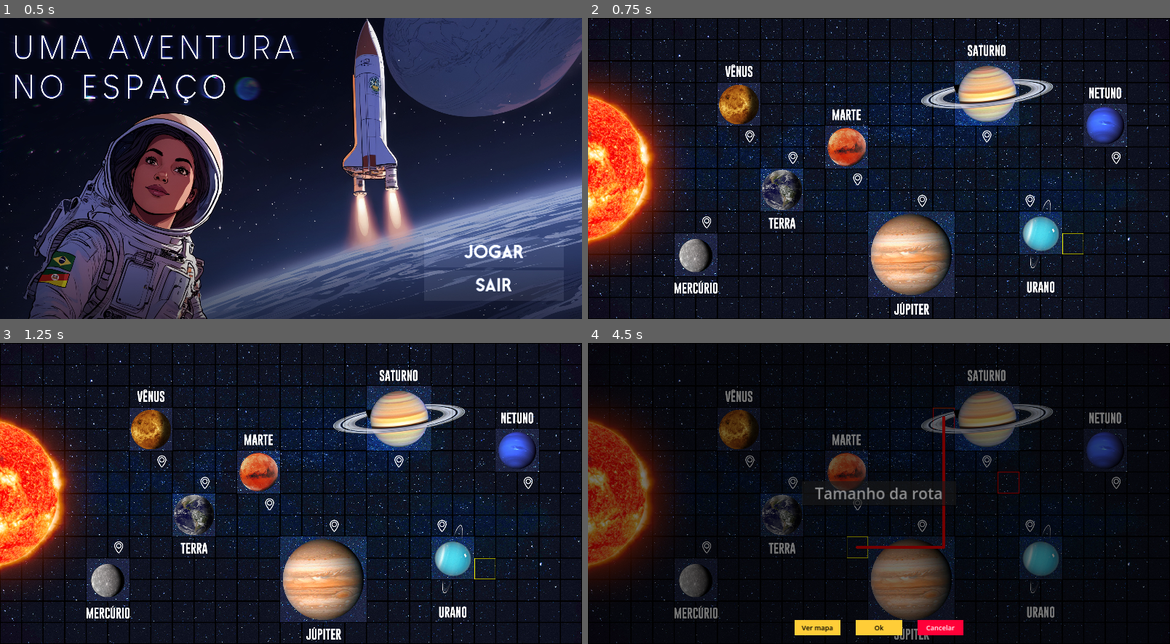
Above: before the commit, frames 1-4 (two rows, left to right).
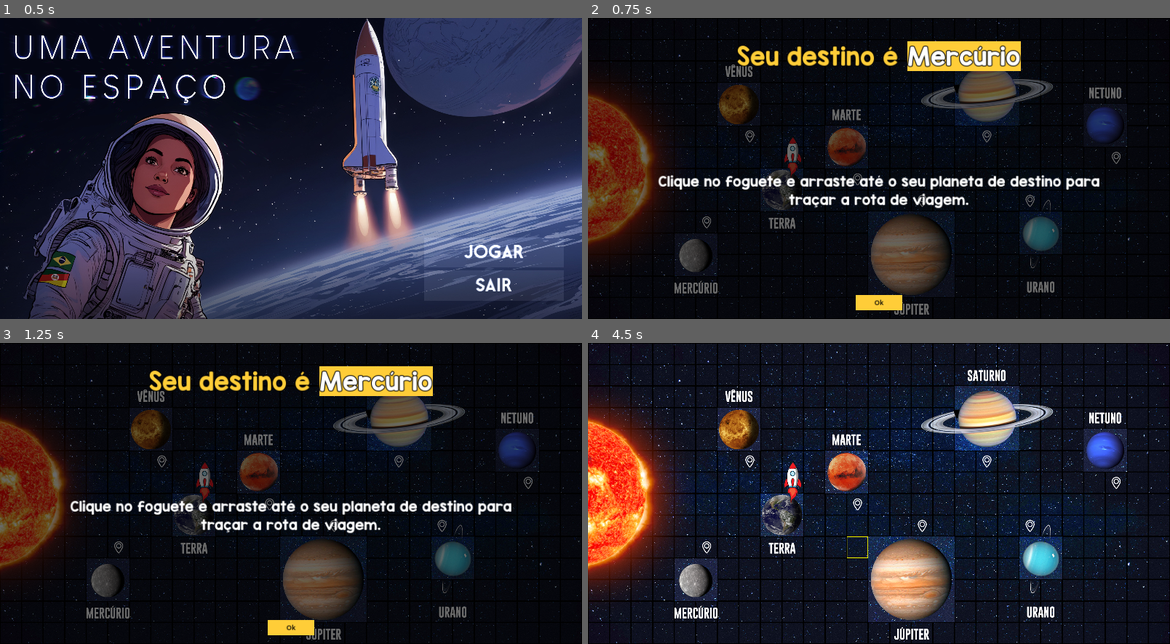
Above: after the commit, the same moments.

Repository: Equiel-1703/jogo-ExpPC
Game: Godot game, scene res://scenes/main_screen.tscn
Same seed, same stepped clock (60 frames per second), same inputs: the game is played once before the commit and once after it.
Inputs (mouse positions are in pixels of both pictures, inside the frame that each line leads up to):
- Up to frame 1 (0.5 s): no input
- Up to frame 2 (0.75 s): click "Jogar" at 0.5 s
- Up to frame 3 (1.25 s): no input
- Up to frame 4 (4.5 s): click (879, 625) at 1.25 s, where only the run after the commit has a clickable "Ok"; tap Enter at 2, 3.5 s; move the mouse to (1007, 478) at 2.02 s; press the mouse at (1007, 478) at 2.03 s; hold Right (ui_right) 2.03-2.78 s; tap Space at 2.75, 4.25 s; move the mouse to (762, 508) at 2.77 s; release the mouse at (762, 508) at 2.78 s; click (762, 508) at 2.85 s; move the mouse to (937, 427) at 3.52 s; press the mouse at (937, 427) at 3.53 s; hold Right (ui_right) from 3.53 s (still down); move the mouse to (849, 553) at 4.27 s; release the mouse at (849, 553) at 4.28 s; click (849, 553) at 4.35 s

Frame 1 is identical in both runs. In frame 2, 39% of the frame differs, in the area x 0-100%, y 0-100%; in frame 3, 39%; in frame 4, 34%.
Error before the commit: Invalid call. Nonexistent function 'Update' in base 'Nil'. (res://scripts/state_machine_phases.gd:46)

Commit message:
Refactored StateMachine and changed approach to a LevelManager class

Diff:
--- a/project.godot
+++ b/project.godot
@@ -18,7 +18,7 @@
 
 [autoload]
 
-PathProcessor="*res://scripts/level_1/path_processor.gd"
+PathProcessor="*res://scripts/helpers/path_processor.gd"
 GlobalGameData="*res://scripts/global_game_data.gd"
 
 [display]
--- a/scenes/level_1/criar_path_set_num.tscn
+++ b/scenes/level_1/criar_path_set_num.tscn
@@ -129,6 +129,7 @@
 theme_override_styles/normal = SubResource("StyleBoxFlat_i026o")
 text = "Cancelar"
 
+[connection signal="text_submitted" from="SetNumContainer/TamRotaLineField" to="." method="_on_tam_rota_line_field_text_submitted"]
 [connection signal="pressed" from="Buttons/VerMapa" to="." method="_on_ver_mapa_pressed"]
 [connection signal="pressed" from="Buttons/Ok" to="." method="_on_ok_pressed"]
 [connection signal="pressed" from="Buttons/Cancelar" to="." method="_on_cancelar_pressed"]
--- a/scenes/level_1/level_1.tscn
+++ b/scenes/level_1/level_1.tscn
@@ -1,7 +1,7 @@
-[gd_scene load_steps=23 format=3 uid="uid://cnjmi0oabpifi"]
+[gd_scene load_steps=24 format=3 uid="uid://cnjmi0oabpifi"]
 
+[ext_resource type="Script" path="res://scripts/level_1/level_1_main.gd" id="1_2r2tr"]
 [ext_resource type="Texture2D" uid="uid://b6xc8csuuhutd" path="res://res/MAPA_JOGO.jpg" id="1_woosl"]
-[ext_resource type="Script" path="res://scripts/level_1/level_main.gd" id="1_x57nx"]
 [ext_resource type="Texture2D" uid="uid://dlv0e3hvm6es5" path="res://res/grid.png" id="2_bqu4j"]
 [ext_resource type="Texture2D" uid="uid://da8if3xp7bvsc" path="res://res/selection.png" id="3_n66dx"]
 [ext_resource type="Texture2D" uid="uid://ciifhkfrwevv1" path="res://res/selection_active.png" id="4_7u2s7"]
@@ -13,8 +13,9 @@
 [ext_resource type="Script" path="res://scripts/level_1/rocket.gd" id="10_7ethw"]
 [ext_resource type="PackedScene" uid="uid://diik6iqcg1u36" path="res://scenes/level_1/win_scene.tscn" id="12_68fdk"]
 [ext_resource type="PackedScene" uid="uid://c14mclctv6ack" path="res://scenes/level_1/criar_path_set_num.tscn" id="12_cyy7x"]
+[ext_resource type="PackedScene" uid="uid://c3pvrpj2n21cd" path="res://scenes/level_1/next_phase_scene.tscn" id="12_re1tg"]
 [ext_resource type="PackedScene" uid="uid://btif7hfb7i3rc" path="res://scenes/level_1/lose_scene.tscn" id="13_2cdh5"]
-[ext_resource type="Script" path="res://scripts/state_machine_phases.gd" id="15_lvmaq"]
+[ext_resource type="Script" path="res://scripts/level_1/level_1_phases.gd" id="15_3jtoy"]
 
 [sub_resource type="TileSetAtlasSource" id="TileSetAtlasSource_s07oj"]
 texture = ExtResource("2_bqu4j")
@@ -76,7 +77,7 @@
 }
 
 [node name="Level_1" type="Node2D"]
-script = ExtResource("1_x57nx")
+script = ExtResource("1_2r2tr")
 
 [node name="MapSpr" type="Sprite2D" parent="."]
 texture = ExtResource("1_woosl")
@@ -125,6 +126,10 @@
 
 [node name="CanvasLayer" type="CanvasLayer" parent="."]
 
+[node name="NextPhaseScene" parent="CanvasLayer" instance=ExtResource("12_re1tg")]
+unique_name_in_owner = true
+visible = false
+
 [node name="CriarPath" parent="CanvasLayer" instance=ExtResource("12_cyy7x")]
 unique_name_in_owner = true
 visible = false
@@ -137,5 +142,6 @@
 unique_name_in_owner = true
 visible = false
 
-[node name="StateMachinePhases" type="Node" parent="."]
-script = ExtResource("15_lvmaq")
+[node name="Level1PhasesManager" type="Node" parent="."]
+unique_name_in_owner = true
+script = ExtResource("15_3jtoy")
--- /dev/null
+++ b/scenes/level_1/next_phase_scene.tscn
@@ -0,0 +1,95 @@
+[gd_scene load_steps=8 format=3 uid="uid://c3pvrpj2n21cd"]
+
+[ext_resource type="Script" path="res://scripts/level_1/next_phase_scene.gd" id="1_7p4xs"]
+[ext_resource type="FontFile" uid="uid://bon14dm77mpt8" path="res://fonts/KGRedHands.ttf" id="1_a6fg7"]
+
+[sub_resource type="LabelSettings" id="LabelSettings_xamc4"]
+font = ExtResource("1_a6fg7")
+font_size = 72
+font_color = Color(1, 0.803922, 0.219608, 1)
+outline_size = 10
+outline_color = Color(0, 0, 0, 1)
+
+[sub_resource type="StyleBoxFlat" id="StyleBoxFlat_cfiok"]
+bg_color = Color(1, 0.803922, 0.219608, 1)
+
+[sub_resource type="LabelSettings" id="LabelSettings_daw6v"]
+font = ExtResource("1_a6fg7")
+font_size = 72
+outline_size = 10
+outline_color = Color(0, 0, 0, 1)
+
+[sub_resource type="LabelSettings" id="LabelSettings_t8ir2"]
+font = ExtResource("1_a6fg7")
+font_size = 42
+
+[sub_resource type="StyleBoxFlat" id="StyleBoxFlat_skg7m"]
+bg_color = Color(1, 0.805, 0.22, 1)
+
+[node name="NextPhaseScene" type="Control"]
+layout_mode = 3
+anchors_preset = 15
+anchor_right = 1.0
+anchor_bottom = 1.0
+grow_horizontal = 2
+grow_vertical = 2
+script = ExtResource("1_7p4xs")
+
+[node name="BG" type="ColorRect" parent="."]
+layout_mode = 0
+offset_right = 1890.0
+offset_bottom = 980.0
+color = Color(0, 0, 0, 0.588235)
+
+[node name="HBoxContainer" type="HBoxContainer" parent="."]
+layout_mode = 0
+offset_right = 1890.0
+offset_bottom = 249.0
+alignment = 1
+
+[node name="Seu destino e" type="Label" parent="HBoxContainer"]
+layout_mode = 2
+text = "Seu destino é "
+label_settings = SubResource("LabelSettings_xamc4")
+
+[node name="NomePlaneta" type="Label" parent="HBoxContainer"]
+unique_name_in_owner = true
+layout_mode = 2
+theme_override_styles/normal = SubResource("StyleBoxFlat_cfiok")
+text = "PLANETA"
+label_settings = SubResource("LabelSettings_daw6v")
+
+[node name="CenterContainer" type="CenterContainer" parent="."]
+layout_mode = 0
+offset_top = 249.0
+offset_right = 1890.0
+offset_bottom = 873.0
+
+[node name="Instrucoes" type="Label" parent="CenterContainer"]
+custom_minimum_size = Vector2(1500, 400)
+layout_mode = 2
+text = "Clique no foguete e arraste até o seu planeta de destino para traçar a rota de viagem."
+label_settings = SubResource("LabelSettings_t8ir2")
+horizontal_alignment = 1
+vertical_alignment = 1
+autowrap_mode = 2
+
+[node name="HBoxContainer2" type="HBoxContainer" parent="."]
+layout_mode = 0
+offset_top = 873.0
+offset_right = 1890.0
+offset_bottom = 980.0
+alignment = 1
+
+[node name="Ok" type="Button" parent="HBoxContainer2"]
+unique_name_in_owner = true
+custom_minimum_size = Vector2(150, 50)
+layout_mode = 2
+size_flags_horizontal = 4
+size_flags_vertical = 4
+theme_override_colors/font_color = Color(0, 0, 0, 1)
+theme_override_font_sizes/font_size = 22
+theme_override_styles/normal = SubResource("StyleBoxFlat_skg7m")
+text = "Ok"
+
+[connection signal="pressed" from="HBoxContainer2/Ok" to="." method="_on_ok_pressed"]
--- a/scenes/level_1/win_scene.tscn
+++ b/scenes/level_1/win_scene.tscn
@@ -74,6 +74,6 @@
 theme_override_colors/font_color = Color(1, 1, 1, 1)
 theme_override_font_sizes/font_size = 22
 theme_override_styles/normal = SubResource("StyleBoxFlat_xtk78")
-text = "JOGAR DE NOVO"
+text = "PRÓXIMA FASE"
 
-[connection signal="pressed" from="PlayAgain" to="." method="_on_play_again_pressed"]
+[connection signal="pressed" from="PlayAgain" to="." method="_on_next_phase_pressed"]
--- a/scenes/level_3/criar_path.tscn
+++ b/scenes/level_3/criar_path.tscn
@@ -58,7 +58,7 @@
 layout_mode = 0
 offset_top = 873.0
 offset_right = 1890.0
-offset_bottom = 982.0
+offset_bottom = 980.0
 theme_override_constants/separation = 50
 alignment = 1
 
--- a/scenes/level_3/level_3.tscn
+++ b/scenes/level_3/level_3.tscn
@@ -1,6 +1,6 @@
 [gd_scene load_steps=22 format=3 uid="uid://1jx36gg0t4fk"]
 
-[ext_resource type="Script" path="res://scripts/level_1/level_main.gd" id="1_q6tv7"]
+[ext_resource type="Script" path="res://scripts/level_1/level_1_main.gd" id="1_q6tv7"]
 [ext_resource type="Texture2D" uid="uid://b6xc8csuuhutd" path="res://res/MAPA_JOGO.jpg" id="2_y2l6i"]
 [ext_resource type="Texture2D" uid="uid://dlv0e3hvm6es5" path="res://res/grid.png" id="3_bltak"]
 [ext_resource type="Texture2D" uid="uid://da8if3xp7bvsc" path="res://res/selection.png" id="4_7jlw7"]
--- a/scripts/helpers/planet.gd
+++ b/scripts/helpers/planet.gd
@@ -1,9 +1,8 @@
-extends Node
 class_name Planet
 
 var planet_name : String
-var coord : Vector2
+var planet_coord : Vector2
 
 func _init(p_name : String, p_coord : Vector2):
 	planet_name = p_name
-	coord = p_coord
+	planet_coord = p_coord
--- a/scripts/level_1/criar_path_set_num.gd
+++ b/scripts/level_1/criar_path_set_num.gd
@@ -22,6 +22,9 @@
 	%InsertValidIntLabel.visible = false
 
 	self.visible = true
+
+func _on_tam_rota_line_field_text_submitted(_new_text):
+	_on_ok_pressed()
 
 func _on_ok_pressed():
 	# Hide alert label
--- /dev/null
+++ b/scripts/level_1/level_1_main.gd
@@ -0,0 +1,75 @@
+extends Node2D
+
+var _start_coord: Vector2
+
+# Called when the node enters the scene tree for the first time.
+func _ready():
+	# Connect Map signal
+	%Map.path_set.connect(_on_path_set)
+	# Connect Rocket signal
+	%Rocket.move_completed.connect(_on_move_completed)
+	# Connect CriarPath signals
+	%CriarPath.player_path_done.connect(_on_player_path_done)
+	%CriarPath.player_path_cancelled.connect(_on_player_path_cancelled)
+	# Connect WinScene and LoseScene signals
+	%WinScene.play_again.connect(_on_play_again)
+	%LoseScene.play_again.connect(_on_play_again)
+	# Connect NextPhaseScene signal
+	%NextPhaseScene.play_again.connect(_on_play_again)
+
+	var planet_earth = GlobalGameData.PLANETS_COORDS["terra"]
+	%Rocket.set_start_position(%Map.map_to_local(planet_earth.planet_coord))
+
+	# Show first phase
+	%Map.disable_map()
+	%Level1PhasesManager.show_next_phase()
+
+# Emmited by Map when the player has finished creating the path for the rocket
+func _on_path_set(path_answer: Array, start_coord: Vector2):
+	# Check if Rocket start position is different from the start position of the path
+	if %Rocket.position != start_coord:
+		print("Rocket position is different from the start position of the path")
+
+		# We must clear the PathLine in this case
+		%PathLine.clear_points()
+
+		return
+
+	%Level1PhasesManager.correct_answer = path_answer
+	_start_coord = start_coord
+
+	%Map.disable_map()
+	%CriarPath.show_path_menu(path_answer.size())
+
+# Emmited by the CriarPath screen, when the player has finished creating the path
+func _on_player_path_done(player_path_answer: Array):
+	# Set the player's answer in the Level1PhasesManager object
+	%Level1PhasesManager.player_answer = player_path_answer
+
+	# For debugging purposes only
+	%Level1PhasesManager.print_answers()
+
+	# "Launch" the rocket :)
+	%Rocket.set_start_position(_start_coord)
+	%Rocket.execute_move_commands(player_path_answer.duplicate())
+
+# Emmited by the Rocket node, when the rocket has finished moving
+func _on_move_completed(final_position: Vector2):
+	# Check if the player's answer is correct
+	if %Level1PhasesManager.player_won(%Map.local_to_map(final_position)):
+		# Show the WinScene
+		%WinScene.visible = true
+	else:
+		# Show the LoseScene
+		%LoseScene.visible = true
+
+# Emmited by the CriarPath screen, when the player has cancelled the path creation
+func _on_player_path_cancelled():
+	%Map.enable_map()
+	%PathLine.clear_points()
+
+# Emmited by the NextPhaseScene and LoseScene node
+func _on_play_again():
+	# Now the yellow selection can be erased and you can move the cursor again
+	%Map.enable_map()
+	%PathLine.clear_points()
--- /dev/null
+++ b/scripts/level_1/level_1_phases.gd
@@ -0,0 +1,57 @@
+extends Node
+class_name Level1PhasesManager
+
+signal play_again
+
+var _destinations: Array = ["mercurio", "marte"]
+
+var player_answer: Array
+var correct_answer: Array
+
+# For debug.
+func print_answers():
+	print("Player answer: ", player_answer)
+	print("Correct answer: ", correct_answer)
+
+# Get the destination of the current phase.
+func _get_next_destination() -> String:
+	if _destinations.size() == 0:
+		return ""
+	else:
+		return _destinations[0]
+
+## Check if the player won the game.
+##
+## The criteria is: the player path must be equal to the correct answer (traced in red) on the map.
+## But also, the destination coordinates must be the same as the destination planet.
+func player_won(rocket_destination: Vector2) -> bool:
+	if player_answer != correct_answer:
+		return false
+
+	var planet_destination = GlobalGameData.PLANETS_COORDS[_get_next_destination()]
+
+	print("Rocket destination: ", rocket_destination)
+	print("Planet destination: ", planet_destination.planet_coord)
+
+	if rocket_destination == planet_destination.planet_coord:
+		# Go to the next phase (remove the first planet).
+		_destinations.pop_front()
+		return true
+	else:
+		return false
+
+## Show the next phase screen.
+func show_next_phase():
+	# Get the next destination.
+	var destination = _get_next_destination()
+	if destination == "":
+		# The level is over.
+		# For now, this is only a placeholder.
+		print("Level 1 is over!")
+		get_tree().quit()
+	else:
+		var planet_destination = GlobalGameData.PLANETS_COORDS[destination]
+		# Show the next phase screen.
+		%NextPhaseScene.show_destination(planet_destination.planet_name)
+		# For debug only.
+		print("Next phase: ", planet_destination.planet_name)
--- a/scripts/level_1/level_main.gd
+++ /dev/null
@@ -1,67 +0,0 @@
-extends Node2D
-
-var _player_won: bool = false
-
-var _correct_answer: Array = []
-var _start_coord: Vector2
-
-# Called when the node enters the scene tree for the first time.
-func _ready():
-	# Connect Map signal
-	%Map.path_set.connect(_on_path_set)
-	# Connect Rocket signal
-	%Rocket.move_completed.connect(_on_move_completed)
-	# Connect CriarPath signals
-	%CriarPath.player_path_done.connect(_on_player_path_done)
-	%CriarPath.player_path_cancelled.connect(_on_player_path_cancelled)
-	# Connect WinScene and LoseScene signals
-	%WinScene.play_again.connect(_on_play_again)
-	%LoseScene.play_again.connect(_on_play_again)
-
-# Emmited by Map when the player has finished creating the path for the rocket
-func _on_path_set(path_answer: Array, start_coord: Vector2):
-	_correct_answer = path_answer
-	_start_coord = start_coord
-
-	%Map.disable_map()
-	%CriarPath.show_path_menu(path_answer.size())
-
-# Emmited by the CriarPath screen, when the player has finished creating the path
-func _on_player_path_done(player_path_answer: Array):
-	# For debugging purposes only
-	print("Player player_path_answer: " + str(player_path_answer))
-	print("Correct player_path_answer: " + str(_correct_answer))
-
-	if player_path_answer == _correct_answer:
-		print("CORRETO")
-		_player_won = true
-	else:
-		print("ERRADO")
-		_player_won = false
-
-	%Rocket.set_start_position(_start_coord)
-	%Rocket.execute_move_commands(player_path_answer.duplicate())
-
-# Emmited by the CriarPath screen, when the player has cancelled the path creation
-func _on_player_path_cancelled():
-	%Map.enable_map()
-	%PathLine.clear_points()
-
-# Emmited by the Rocket node when it has finished moving
-func _on_move_completed(final_position: Vector2):
-	print("RCKT> Rocket has arrived at: " + str(final_position))
-	print("RCKT> In TileMap coords: " + str(%Map.local_to_map((final_position))))
-
-	if _player_won:
-		%WinScene.visible = true
-	else:
-		%LoseScene.visible = true
-
-# Emmited by the WinScene and LoseScene nodes
-func _on_play_again():
-	# Now the yellow selection can be erased and you can move the cursor again
-	%Map.enable_map()
-	%PathLine.clear_points()
-
-	# Hide the Rocket
-	%Rocket.visible = false
--- a/scripts/level_1/map.gd
+++ b/scripts/level_1/map.gd
@@ -144,9 +144,11 @@
 		# For debugging purposes
 		print("LeftClick released")
 
+		# Finished drawing
+		_draw_state = false
+
 		# Single click with no movement
 		if _path_commands_answer.size() <= 0:
-			_draw_state = false
 			return
 
 		# For debugging purposes
--- /dev/null
+++ b/scripts/level_1/next_phase_scene.gd
@@ -0,0 +1,14 @@
+extends Control
+
+signal play_again
+
+func _ready():
+	self.visible = false
+
+func show_destination(planet_name: String):
+	self.visible = true
+	%NomePlaneta.text = planet_name
+
+func _on_ok_pressed():
+	self.visible = false
+	play_again.emit()
--- a/scripts/level_1/win_lose_scene.gd
+++ b/scripts/level_1/win_lose_scene.gd
@@ -6,6 +6,10 @@
 	#self.visible = false
 	pass
 
+func _on_next_phase_pressed():
+	self.visible = false
+	%Level1PhasesManager.show_next_phase()
+
 func _on_play_again_pressed():
 	self.visible = false
 	play_again.emit()
--- a/scripts/helpers/state.gd
+++ b/scripts/state_machines/state.gd
@@ -1,6 +1,6 @@
 extends Node
 class_name State
-## This is the base class for all states in the state machine.
+## This is the base class for all states in a StateMachine.
 ##
 ## It has three virtual functions that can be overridden: Enter, Exit, and Update.
 
--- a/scripts/state_machine_phases.gd
+++ b/scripts/state_machines/state_machine.gd
@@ -10,7 +10,7 @@
 ## The initial state of the state machine.
 @export var initial_state: State
 
-## In this function, we get all the children of the StateMachine node and add them to the state_dictionary.
+## In this function, we get all the children of the PhasesStateMachine node and add them to the state_dictionary.
 ##
 ## If the initial_state variable is set, we set the current_state to the initial_state and call the Enter function of the initial_state.
 func _ready():
@@ -19,9 +19,12 @@
 			state_dictionary[child.name.to_lower()] = child
 			child.transition.connect(_on_transition)
 
-	if initial_state:
-		current_state = initial_state
-		current_state.Enter()
+	if initial_state == null:
+		print("StateMachine: Initial state not set. Exiting.")
+		get_tree().quit()
+
+	current_state = initial_state
+	current_state.Enter()
 
 ## This function is called when a transition signal is emitted from a state.
 ##
--- /dev/null
+++ b/scripts/state_machines/state_machine_phases.gd
@@ -0,0 +1,8 @@
+extends StateMachine
+class_name PhasesStateMachine
+## This script is a state machine that manages the phases of the game. It is based on the StateMachine class and uses the State class to manage the states.
+
+## This signal is emmited by the Rocket when the move is completed.
+func on_move_completed(final_position: Vector2):
+	if current_state.has_method("on_move_completed"):
+		current_state.on_move_completed(final_position)
Renamed: scripts/level_1/path_processor.gd -> scripts/helpers/path_processor.gd
Empty file removed: scripts/level_1/states/phase_1.gd
